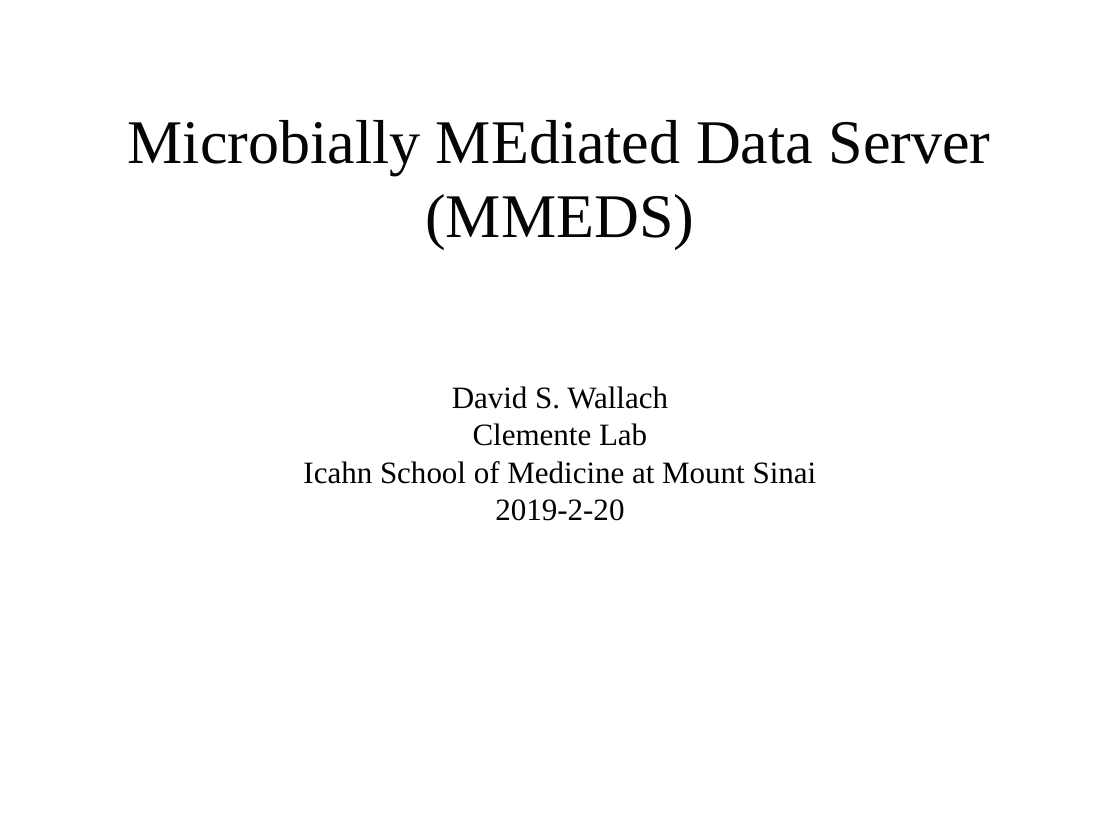
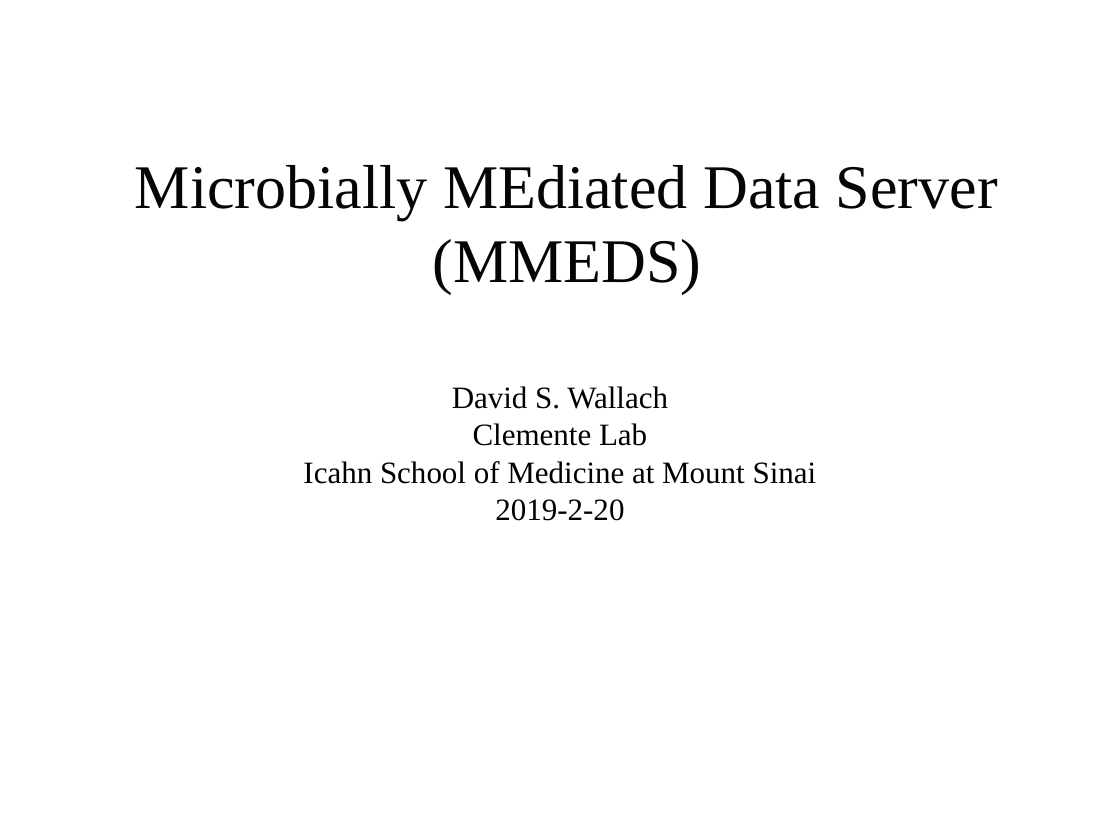
Before and after one commit to clemente-lab/mmeds-meta, a slide deck: slide 1 of sql/mmeds.odp. Drawn at 1120x840 pixels with LibreOffice and Linux fonts; fonts in the diff are those of the drawing; background and template pictures are left out. Boxes give left, top, right and bottom in pixels: in the first picture for what was removed or moved away, otherwise in the second. Text is boxed around its words. In the diff, an @@ line names an element or a change of style, - is before the commit and + after.

```diff
--- a/sql/mmeds.odp
+++ b/sql/mmeds.odp
@@ title "Microbially MEdiated Data Server (MMEDS)": place and size @@
-title "Microbially MEdiated Data Server (MMEDS)" at box(128, 120, 991, 249)
+title "Microbially MEdiated Data Server (MMEDS)" at box(135, 165, 998, 295)
```
Also in this commit, not shown: 3 other slides changed, 6 slides added, 1 slide removed, 10 other files.
